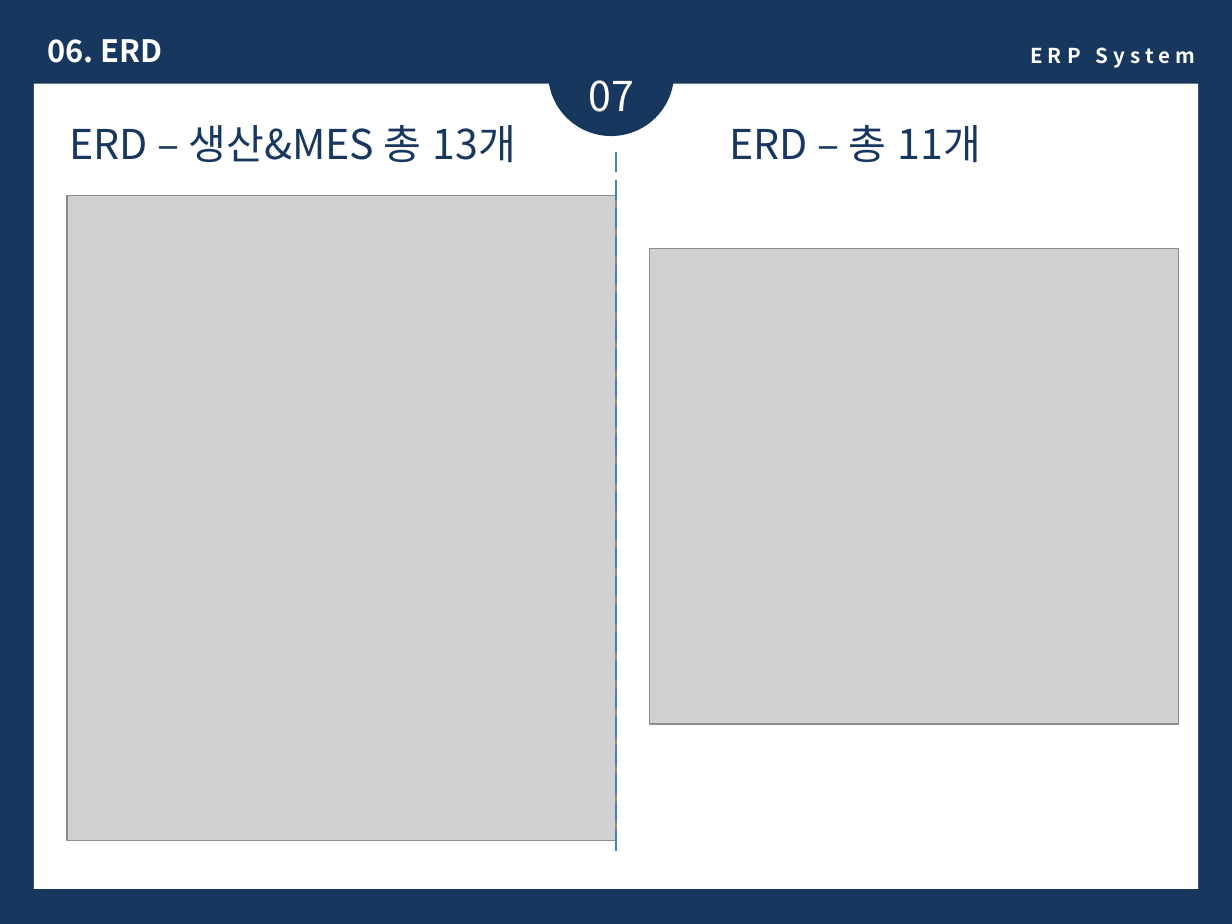
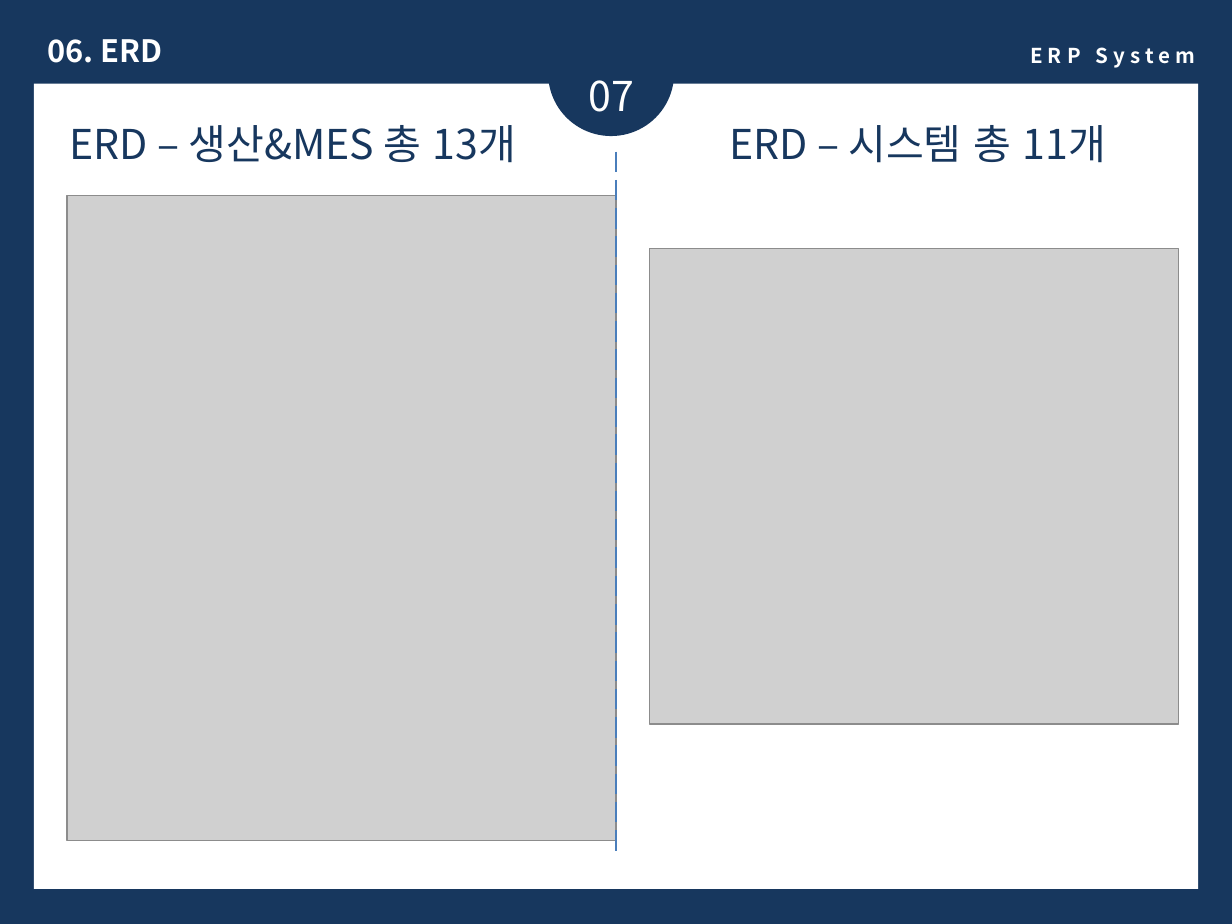
Before and after one commit to Leewoosu/ERP_SYSTEM, a slide deck: slide 15 of ERP System_V5.pptx. Drawn at 1232x924 pixels with LibreOffice and Linux fonts; fonts in the diff are those of the drawing; grey boxes stand for pictures. Boxes give left, top, right and bottom in pixels: in the first picture for what was removed or moved away, otherwise in the second. Text is boxed around its words. In the diff, an @@ line names an element or a change of style, - is before the commit and + after.

```diff
--- a/ERP System_V5.pptx
+++ b/ERP System_V5.pptx
@@ text at [729, 125, 1105, 163]: text changed @@
-ERD – 총 11개
+ERD – 시스템 총 11개
```
Also in this commit, not shown: 1 other slide changed.
